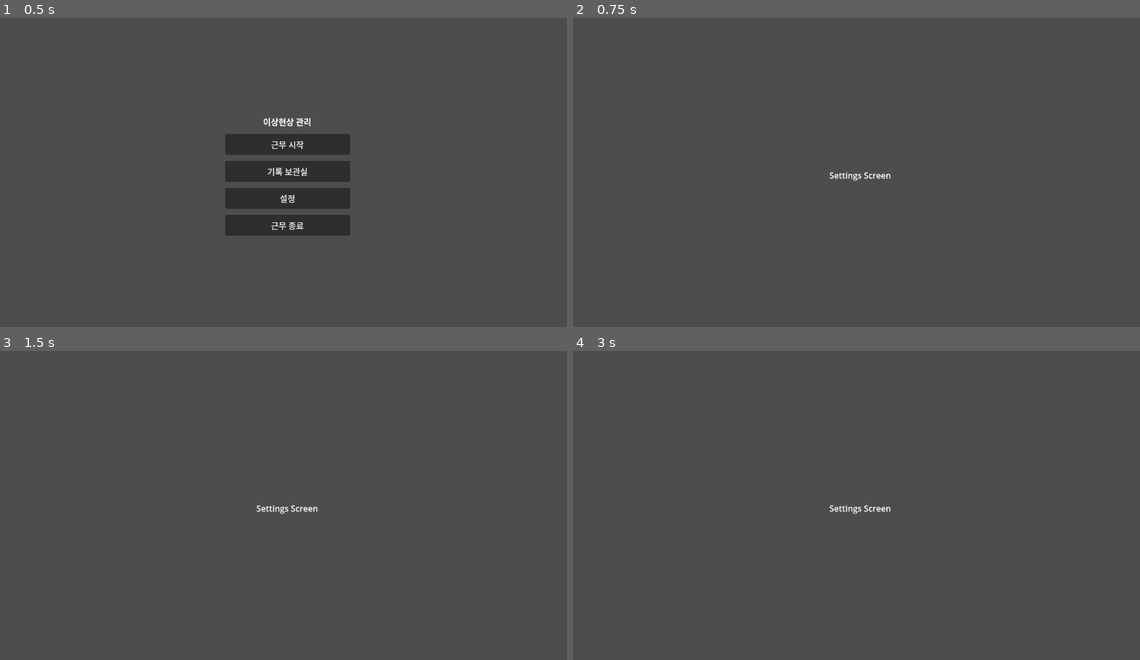
Above: before the commit, frames 1-4 (two rows, left to right).
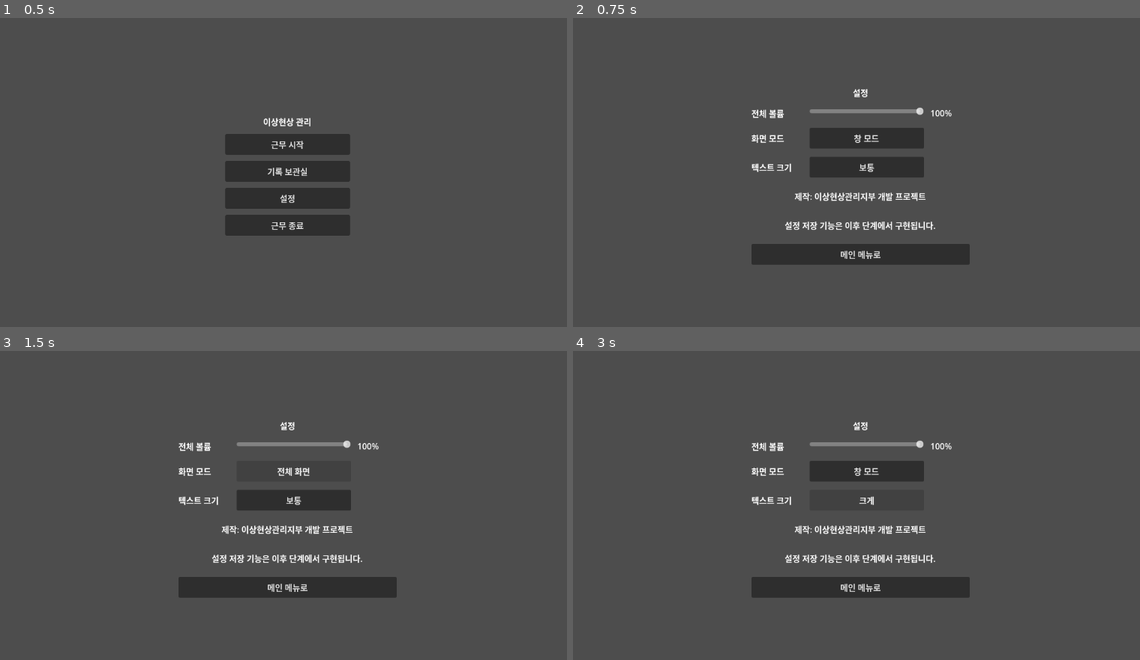
Above: after the commit, the same moments.

Repository: maze4670/AnomalyManagementBranch
Game: Godot game, scene res://scenes/main_menu/MainMenu.tscn
Two runs of this game, one before a commit and one after it. Both use one fixed random seed, a clock stepped at 60 frames per second and the inputs below. The project has no main scene, so this scene is started directly.
Inputs (mouse positions are in pixels of both pictures, inside the frame that each line leads up to):
- Up to frame 1 (0.5 s): no input
- Up to frame 2 (0.75 s): click "설정" at 0.5 s
- Up to frame 3 (1.5 s): click (294, 471) at 1.25 s, where only the run after the commit has a clickable "창 모드"
- Up to frame 4 (3 s): click (867, 471) at 2 s, where only the run after the commit has a clickable "전체 화면"; click (867, 499) at 2.75 s, where only the run after the commit has a clickable "보통"

Frame 1 is identical in both runs. In frame 2, 6.5% of the frame differs, in the area x 31-70%, y 23-80%; in frame 3, 5.3%; in frame 4, 5.3%.

Commit message:
Implement settings screen UI interactions

Diff:
--- a/scenes/settings/SettingsScreen.tscn
+++ b/scenes/settings/SettingsScreen.tscn
@@ -11,19 +11,94 @@
 grow_vertical = 2
 script = ExtResource("1_settings")
 
-[node name="Label" type="Label" parent="."]
+[node name="CenterContainer" type="CenterContainer" parent="."]
 layout_mode = 1
-anchors_preset = 8
-anchor_left = 0.5
-anchor_top = 0.5
-anchor_right = 0.5
-anchor_bottom = 0.5
-offset_left = -104.0
-offset_top = -12.0
-offset_right = 104.0
-offset_bottom = 12.0
+anchors_preset = 15
+anchor_right = 1.0
+anchor_bottom = 1.0
 grow_horizontal = 2
 grow_vertical = 2
-text = "Settings Screen"
+
+[node name="ContentContainer" type="VBoxContainer" parent="CenterContainer"]
+layout_mode = 2
+theme_override_constants/separation = 16
+
+[node name="TitleLabel" type="Label" parent="CenterContainer/ContentContainer"]
+layout_mode = 2
+text = "설정"
 horizontal_alignment = 1
 vertical_alignment = 1
+
+[node name="VolumeContainer" type="HBoxContainer" parent="CenterContainer/ContentContainer"]
+layout_mode = 2
+theme_override_constants/separation = 12
+
+[node name="VolumeLabel" type="Label" parent="CenterContainer/ContentContainer/VolumeContainer"]
+custom_minimum_size = Vector2(100, 0)
+layout_mode = 2
+text = "전체 볼륨"
+
+[node name="VolumeSlider" type="HSlider" parent="CenterContainer/ContentContainer/VolumeContainer"]
+custom_minimum_size = Vector2(220, 0)
+layout_mode = 2
+max_value = 100.0
+value = 100.0
+
+[node name="VolumeValueLabel" type="Label" parent="CenterContainer/ContentContainer/VolumeContainer"]
+custom_minimum_size = Vector2(56, 0)
+layout_mode = 2
+text = "100%"
+
+[node name="ScreenModeContainer" type="HBoxContainer" parent="CenterContainer/ContentContainer"]
+layout_mode = 2
+theme_override_constants/separation = 12
+
+[node name="ScreenModeLabel" type="Label" parent="CenterContainer/ContentContainer/ScreenModeContainer"]
+custom_minimum_size = Vector2(100, 0)
+layout_mode = 2
+text = "화면 모드"
+
+[node name="ScreenModeButton" type="Button" parent="CenterContainer/ContentContainer/ScreenModeContainer"]
+custom_minimum_size = Vector2(220, 40)
+layout_mode = 2
+text = "창 모드"
+
+[node name="TextSizeContainer" type="HBoxContainer" parent="CenterContainer/ContentContainer"]
+layout_mode = 2
+theme_override_constants/separation = 12
+
+[node name="TextSizeLabel" type="Label" parent="CenterContainer/ContentContainer/TextSizeContainer"]
+custom_minimum_size = Vector2(100, 0)
+layout_mode = 2
+text = "텍스트 크기"
+
+[node name="TextSizeButton" type="Button" parent="CenterContainer/ContentContainer/TextSizeContainer"]
+custom_minimum_size = Vector2(220, 40)
+layout_mode = 2
+text = "보통"
+
+[node name="CreditsLabel" type="Label" parent="CenterContainer/ContentContainer"]
+custom_minimum_size = Vector2(420, 40)
+layout_mode = 2
+text = "제작: 이상현상관리지부 개발 프로젝트"
+horizontal_alignment = 1
+vertical_alignment = 1
+autowrap_mode = 3
+
+[node name="GuideLabel" type="Label" parent="CenterContainer/ContentContainer"]
+custom_minimum_size = Vector2(420, 40)
+layout_mode = 2
+text = "설정 저장 기능은 이후 단계에서 구현됩니다."
+horizontal_alignment = 1
+vertical_alignment = 1
+autowrap_mode = 3
+
+[node name="MainMenuButton" type="Button" parent="CenterContainer/ContentContainer"]
+custom_minimum_size = Vector2(200, 40)
+layout_mode = 2
+text = "메인 메뉴로"
+
+[connection signal="value_changed" from="CenterContainer/ContentContainer/VolumeContainer/VolumeSlider" to="." method="_on_volume_slider_value_changed"]
+[connection signal="pressed" from="CenterContainer/ContentContainer/ScreenModeContainer/ScreenModeButton" to="." method="_on_screen_mode_button_pressed"]
+[connection signal="pressed" from="CenterContainer/ContentContainer/TextSizeContainer/TextSizeButton" to="." method="_on_text_size_button_pressed"]
+[connection signal="pressed" from="CenterContainer/ContentContainer/MainMenuButton" to="." method="_on_main_menu_button_pressed"]
--- a/scripts/ui/settings/settings_screen.gd
+++ b/scripts/ui/settings/settings_screen.gd
@@ -1,3 +1,32 @@
 extends Control
 
-# UI shell for the settings screen.
+const MAIN_MENU_SCENE_PATH := "res://scenes/main_menu/MainMenu.tscn"
+const SCREEN_MODE_WINDOWED := "창 모드"
+const SCREEN_MODE_FULLSCREEN := "전체 화면"
+const TEXT_SIZE_OPTIONS := ["보통", "크게", "작게"]
+
+@onready var volume_value_label: Label = $CenterContainer/ContentContainer/VolumeContainer/VolumeValueLabel
+@onready var screen_mode_button: Button = $CenterContainer/ContentContainer/ScreenModeContainer/ScreenModeButton
+@onready var text_size_button: Button = $CenterContainer/ContentContainer/TextSizeContainer/TextSizeButton
+
+var text_size_index: int = 0
+
+
+func _on_volume_slider_value_changed(value: float) -> void:
+	volume_value_label.text = "%d%%" % int(value)
+
+
+func _on_screen_mode_button_pressed() -> void:
+	if screen_mode_button.text == SCREEN_MODE_WINDOWED:
+		screen_mode_button.text = SCREEN_MODE_FULLSCREEN
+	else:
+		screen_mode_button.text = SCREEN_MODE_WINDOWED
+
+
+func _on_text_size_button_pressed() -> void:
+	text_size_index = (text_size_index + 1) % TEXT_SIZE_OPTIONS.size()
+	text_size_button.text = TEXT_SIZE_OPTIONS[text_size_index]
+
+
+func _on_main_menu_button_pressed() -> void:
+	get_tree().change_scene_to_file(MAIN_MENU_SCENE_PATH)
